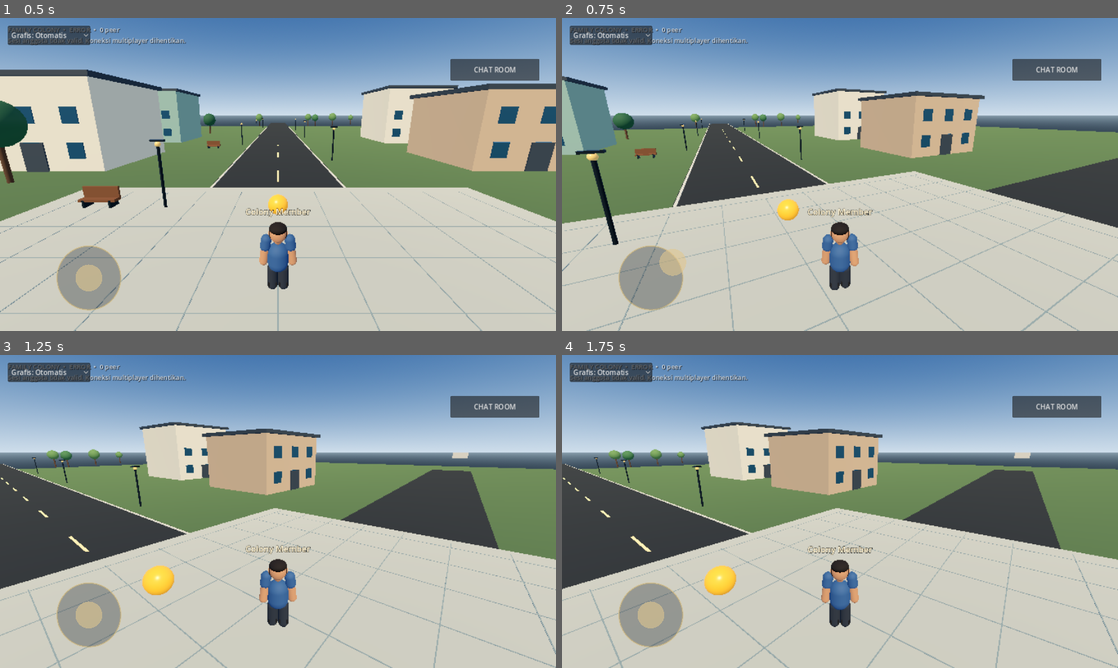
Above: before the commit, frames 1-4 (two rows, left to right).
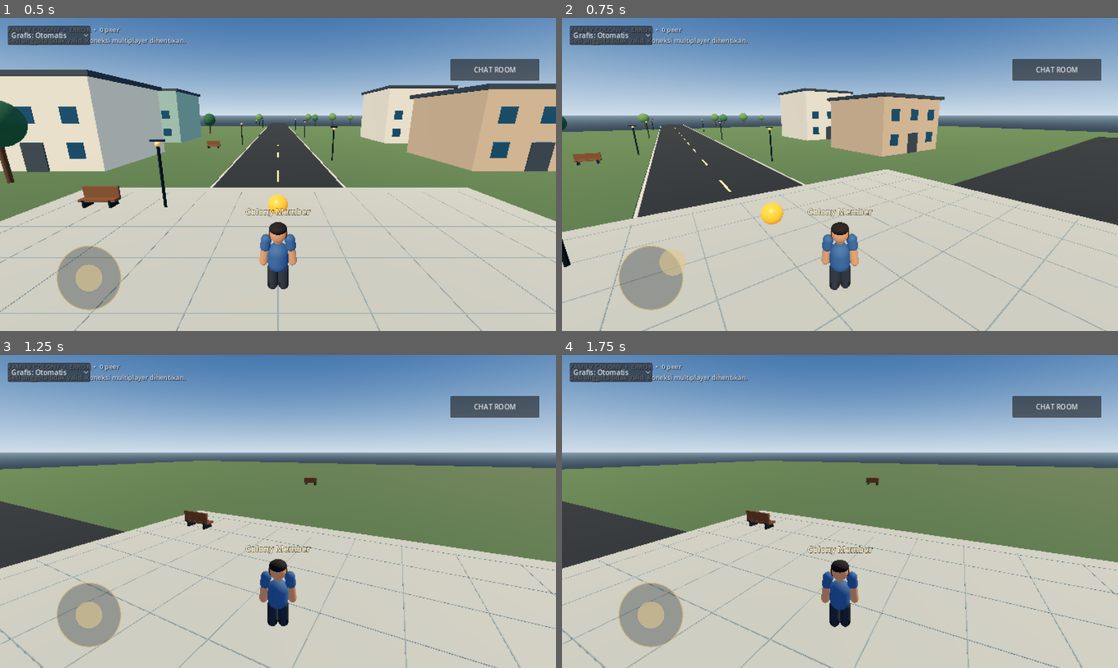
Above: after the commit, the same moments.

Repository: itok1234/FAMILY-COLONY
Game: Godot game, scene res://scenes/world.tscn
Two runs of this game, one before a commit and one after it. Both use one fixed random seed, a clock stepped at 60 frames per second and the inputs below.
Inputs (mouse positions are in pixels of both pictures, inside the frame that each line leads up to):
- Up to frame 1 (0.5 s): no input
- Up to frame 2 (0.75 s): drag from (650, 277) to (895, 105) at 0.52 s
- Up to frame 3 (1.25 s): no input
- Up to frame 4 (1.75 s): drag from (728, 527) to (812, 574) at 1.27 s

Frame 1 is identical in both runs. In frame 2, 17% of the frame differs, in the area x 0-100%, y 18-100%; in frame 3, 21%, in the area x 0-100%, y 21-100%; in frame 4, 20%.

Commit message:
Make player movement camera-relative on mobile and desktop

Diff:
--- a/godot_world/scripts/player_controller.gd
+++ b/godot_world/scripts/player_controller.gd
@@ -37,7 +37,21 @@
 		if touch_input.length_squared() > 0.001:
 			input_vector = touch_input
 
-	var direction := Vector3(input_vector.x, 0.0, input_vector.y).normalized()
+	# Keep movement aligned with the camera yaw so forward always means
+	# "toward the direction the player is looking" on both touch and desktop.
+	var direction := Vector3(input_vector.x, 0.0, input_vector.y)
+	var camera_pivot := get_node_or_null("CameraPivot") as Node3D
+	if camera_pivot != null:
+		var camera_basis := camera_pivot.global_transform.basis
+		var camera_forward := -camera_basis.z
+		var camera_right := camera_basis.x
+		camera_forward.y = 0.0
+		camera_right.y = 0.0
+		if camera_forward.length_squared() > 0.001 and camera_right.length_squared() > 0.001:
+			camera_forward = camera_forward.normalized()
+			camera_right = camera_right.normalized()
+			direction = camera_right * input_vector.x + camera_forward * -input_vector.y
+	direction = direction.normalized()
 	var target_velocity := direction * walk_speed
 	velocity.x = move_toward(velocity.x, target_velocity.x, acceleration * delta)
 	velocity.z = move_toward(velocity.z, target_velocity.z, acceleration * delta)
